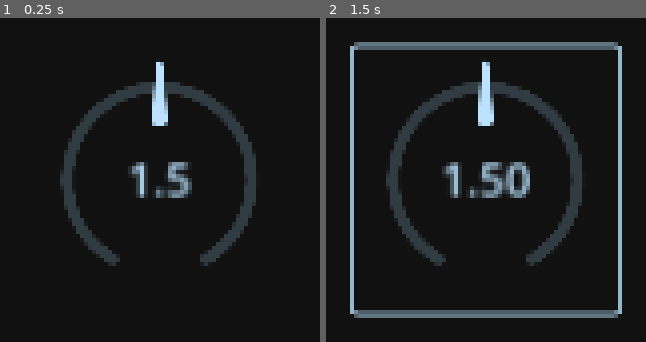
Above: before the commit, frames 1-2 (left to right).
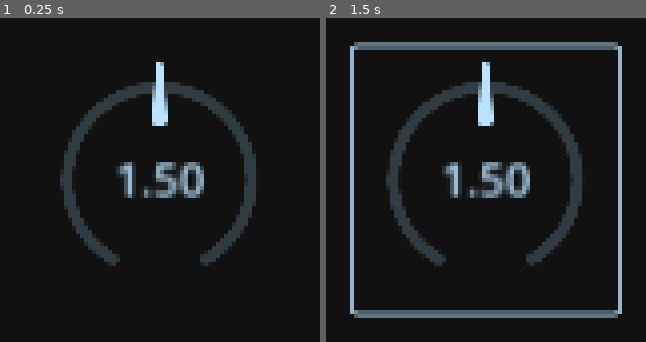
Above: after the commit, the same moments.

Repository: JulienToumieh/bsteppr
Game: Godot game, scene res://components/knob.tscn
The game is run twice, just before and just after one commit, with the same random seed, the same clock (stepped at 60 frames per second) and the same inputs. This scene is started directly instead of the project's main scene.
Inputs (mouse positions are in pixels of both pictures, inside the frame that each line leads up to):
- Up to frame 1 (0.25 s): no input
- Up to frame 2 (1.5 s): click (486, 180) at 0.5 s; click (486, 180) at 1.25 s

The runs differ from the first frame. In frame 1, 2.2% of the frame differs, in the area x 36-64%, y 44-56%; in frame 2, nothing differs.

Commit message:
Update knob.gd

Diff:
--- a/components/knob.gd
+++ b/components/knob.gd
@@ -16,7 +16,7 @@
 func _ready():
 	$KnobArrow.rotation_degrees = (pos * 2.0 / 100.0) * 150.0 - 150.0
 	var val = minVal + (maxVal - minVal) * pos / 100.0
-	$KnobVal.text = str(val)
+	$KnobVal.text = str("%.2f" % val)
 
 
 func _process(delta):
